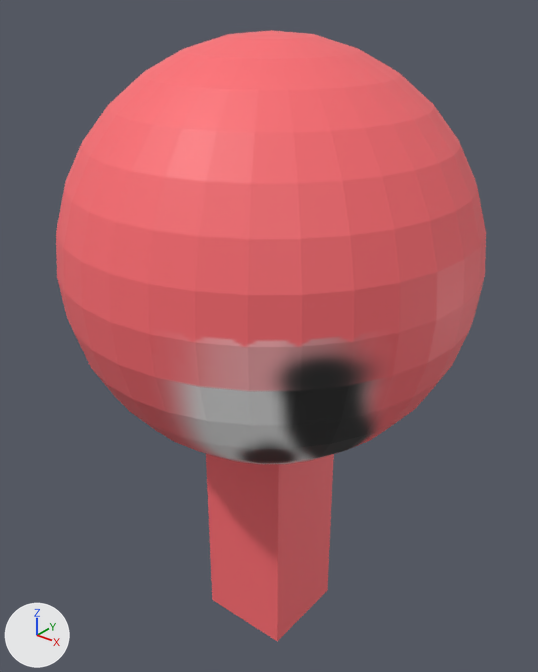
One commit to the OBJ model resources/models/boss.obj: the scene before it, then after it.
Camera for both pictures: a 50 mm camera at (2.13, -2.67, 1.21) aimed at (-0.05, 0.04, -0.47). The lights are fixed; the arrows at lower left show +X, +Y and +Z. Where no turn or scale is listed for an object, it has been applied to the vertices.
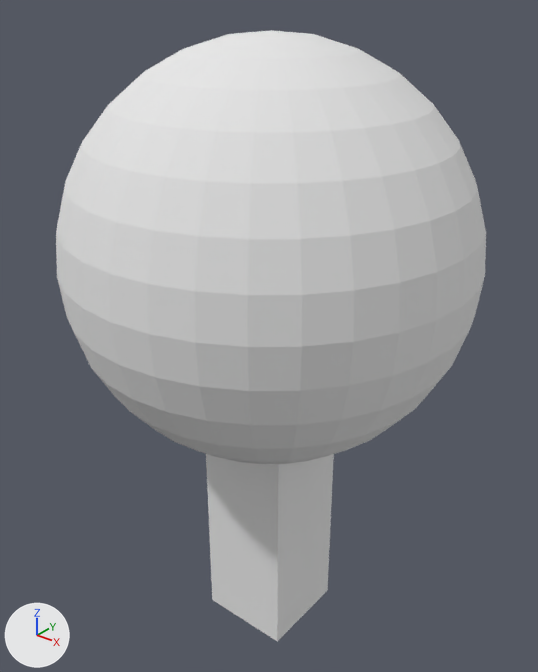
The newer file is also turned or shifted as a whole; pictures and numbers use the older file's frame.

Boxes (x1, y1, x2, y2) around the edits, measured in the pictures (538 x 672 px):
'Sphere', recoloured (red to white)
    both: (56, 30, 486, 641)

The edits, one by one:
Material 'Material' (mat_material) is new.
Its base color is (0.8, 0.8, 0.8) (white #e7e7e7).
Its roughness is 1.0.
me_sphere has 868 vertices, 896 faces and spans x -1.0..1.0, y -1.0..1.0, z -2.19..1.0.
me_sphere no longer uses material mat_material_001 (picture img_boss_png).
me_sphere now uses material mat_material (white #e7e7e7).
